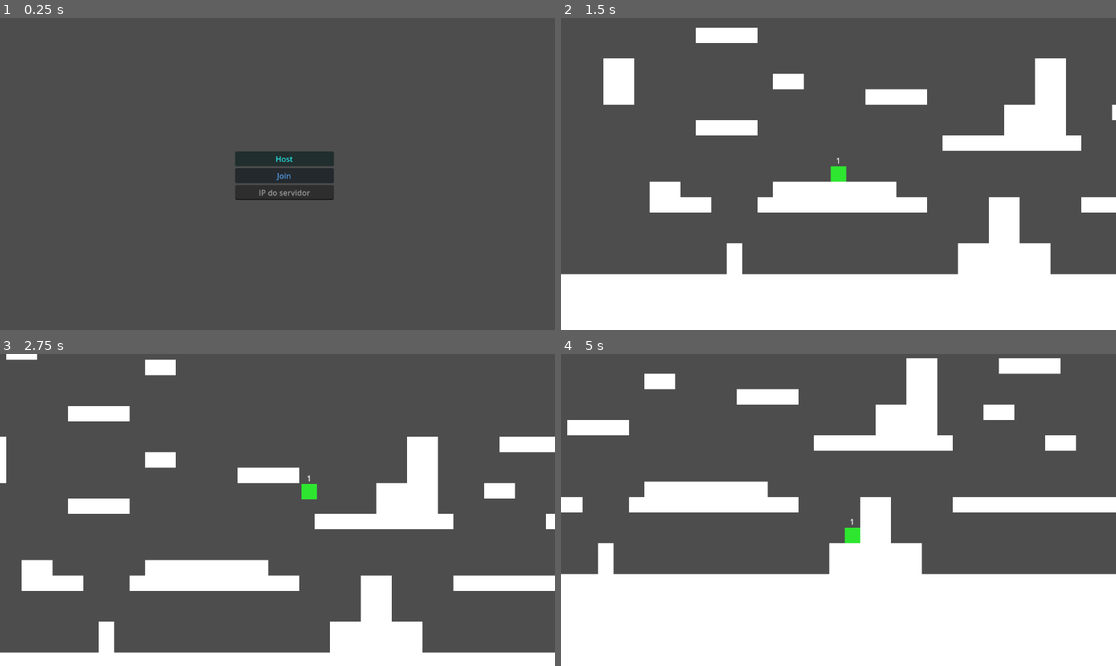
Above: before the commit, frames 1-4 (two rows, left to right).
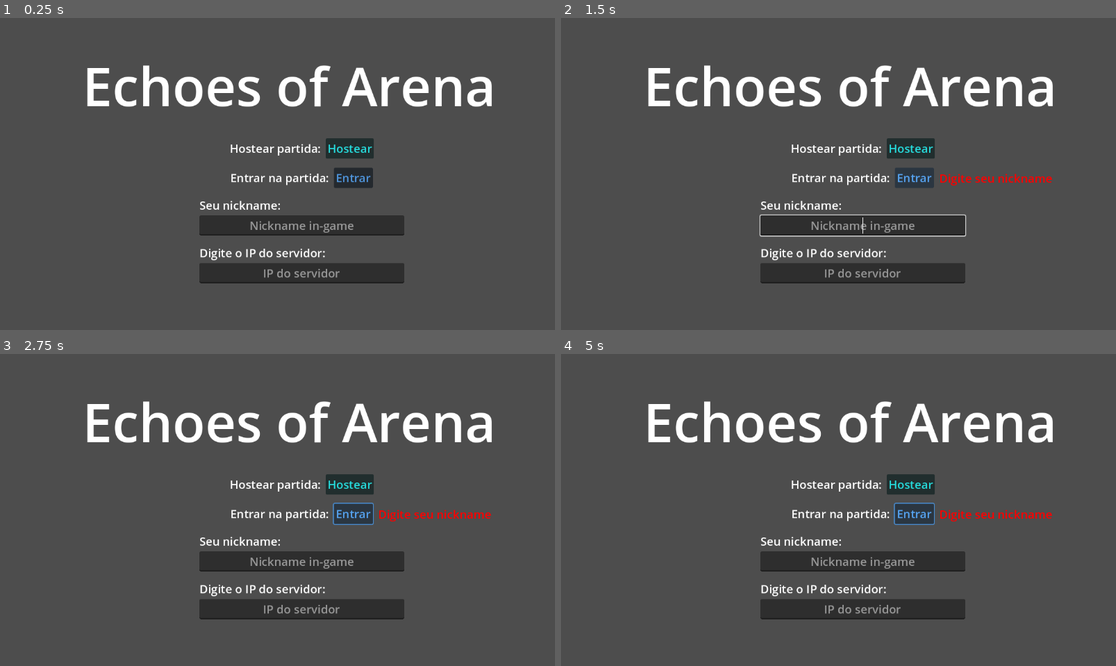
Above: after the commit, the same moments.

Repository: ramalhoproject/echoes-of-arena
Game: Godot game, scene res://maps/Lobby.tscn
Two runs of this game, one before a commit and one after it. Both use one fixed random seed, a clock stepped at 60 frames per second and the inputs below.
Inputs (mouse positions are in pixels of both pictures, inside the frame that each line leads up to):
- Up to frame 1 (0.25 s): no input
- Up to frame 2 (1.5 s): click "Host" (after the commit: "Hostear") at 0.5 s; click (916, 177) at 1.25 s, where only the run after the commit has a clickable "Entrar"
- Up to frame 3 (2.75 s): tap Enter at 2 s; hold Right (ui_right) from 2.03 s (still down); tap Up (ui_up) at 2.27 s
- Up to frame 4 (5 s): tap Up (ui_up) at 3.02, 4.52 s; release Right (ui_right) at 3.53 s; hold Left (ui_left) 3.53-4.28 s; hold Right (ui_right) from 4.28 s (still down)

The runs differ from the first frame. In frame 1, 12% of the frame differs, in the area x 15-89%, y 15-86%; in frame 2, 39%; in frame 3, 27%; in frame 4, 47%, in the area x 0-100%, y 1-100%.

Commit message:
Nome dos players
Opção no Lobby para os players digitarem seu nickname e aparecer no jogo

Diff:
--- a/core/NetworkManager.gd
+++ b/core/NetworkManager.gd
@@ -7,6 +7,10 @@
 
 const maxPlayers := 4
 # Número máximo de jogadores permitidos no servidor
+
+var local_nickname : String = ""
+# Armazena o nome do jogador local para ser usado durante o spawn
+var player_names : Dictionary = {} # Mapeia { id: "nome" }
 
 func _start_server():
 	# Cria um novo peer ENet
--- a/maps/Arena01.gd
+++ /dev/null
@@ -1,73 +0,0 @@
-extends Node2D
-# Cena principal da arena.
-# Responsável por gerenciar spawn e remoção de players no multiplayer.
-
-@export var playerScene: PackedScene
-# Cena base do player que será instanciada para cada peer conectado.
-
-@onready var playersContainer = $Players
-# Nó pai que organiza todos os instanciados no jogo
-
-@onready var playersSpawner = $PlayersSpawn
-# Nó MultiPlayerSpawner que replica a criação de objetos na rede
-
-@onready var spawnPointsContainer = $Spawnpoints
-# Nó que contém todos os Marker2D usados como referência de posição
-
-var pointsList = []
-# Array que armazenará as referências dos pontos de spawn
-
-func _ready():
-	# Inicializa o gerador de números aleatórios com uma semente nova
-	randomize()
-
-	# Coleta todos os nós filhos do container de spawn
-	pointsList = spawnPointsContainer.get_children()
-
-	# Embaralha a lista uma única vez para garantir posições aleatórias mas fixas por partida
-	pointsList.shuffle()
-
-	# Define a lógica personalizada de criação de nós para o spawner
-	playersSpawner.spawn_function = _custom_spawn
-
-	# Conecta o sinal emitido quando um novo cliente entra na sessão
-	multiplayer.peer_connected.connect(_on_peer_connected)
-
-	# Conecta o sinal emitido quando um cliente sai da sessão
-	multiplayer.peer_disconnected.connect(_on_peer_disconnected)
-
-	# Verifica se a instância atual é o servidor para criar o player do host
-	if multiplayer.is_server():
-		# Chama manualmente a função de conexão para o ID 1 (servidor)
-		_on_peer_connected(1)
-
-func _on_peer_connected(id: int):
-	# Executa a lógica de distribuição apenas no servidor
-	if multiplayer.is_server():
-		# Calcula o índice usando o resto da divisão para ciclar entre os pontos disponíveis
-		var index = playersContainer.get_child_count() % pointsList.size()
-
-		# Obtém a posição global do marcador sorteado na lista embaralhada
-		var spawnPos = pointsList[index].global_position
-
-		# Solicita ao spawner que crie o objeto em todos os clientes com os dados fornecidos
-		playersSpawner.spawn({"id": id, "pos": spawnPos})
-
-func _custom_spawn(data: Variant) -> Node:
-	# Instancia a cena do jogador localmente
-	var p = playerScene.instantiate()
-
-	# Define o nome do nó como o ID do peer para facilitar a busca posterior
-	p.name = str(data.id)
-
-	# Define a posição inicial baseada nos dados enviados pelo servidor
-	p.global_position = data.pos
-
-	# Retorna o nó para que o MultiPlayerSpawner o adicione à árvore
-	return p
-
-func _on_peer_disconnected(id: int):
-	# Verifica se o nó do jogador que saiu existe dentro do container
-	if playersContainer.has_node(str(id)):
-		# Remove o nó do jogador da memória e da cena com segurança
-		playersContainer.get_node(str(id)).queue_free()
--- a/maps/Arena01.tscn
+++ b/maps/Arena01.tscn
@@ -1,8 +1,7 @@
-[gd_scene load_steps=6 format=4 uid="uid://bpku7lobtyenm"]
+[gd_scene load_steps=5 format=4 uid="uid://bpku7lobtyenm"]
 
 [ext_resource type="Texture2D" uid="uid://brfnno6amr6wl" path="res://assets/white_square.png" id="1_kjcu6"]
-[ext_resource type="Script" uid="uid://fmgey0odkx0d" path="res://maps/Arena01.gd" id="2_vhyy6"]
-[ext_resource type="PackedScene" uid="uid://c4p235atv2hkb" path="res://player/Player.tscn" id="3_v461v"]
+[ext_resource type="Script" uid="uid://fmgey0odkx0d" path="res://maps/MapNetwork.gd" id="2_vhyy6"]
 
 [sub_resource type="TileSetAtlasSource" id="TileSetAtlasSource_vhyy6"]
 texture = ExtResource("1_kjcu6")
@@ -18,7 +17,6 @@
 
 [node name="Arena01" type="Node2D"]
 script = ExtResource("2_vhyy6")
-playerScene = ExtResource("3_v461v")
 
 [node name="Players" type="Node2D" parent="."]
 
--- a/maps/Lobby.gd
+++ b/maps/Lobby.gd
@@ -1,23 +1,53 @@
 extends Control
 # Cena de interface do lobby.
-# Responsável por iniciar o servidor ou conectar a um servidor existente.
 
 @export var ipInput: LineEdit
-# Campo de texto onde o usuário digita o IP do host
+@export var nickName: LineEdit
+@export var arena01: PackedScene
+@export var connectionStatus: Label
 
-@export var arena01: PackedScene
-# Variável que representa o mapa "Arena01"
+func _ready():
+	# Conecta os sinais do multiplayer para reagir ao sucesso ou falha
+	multiplayer.connected_to_server.connect(_on_connection_success)
+	multiplayer.connection_failed.connect(_on_connection_fail)
 
 func _on_host_pressed():
-	# Inicia o servidor localmente
+	if nickName.text.is_empty():
+		_notificar_erro_nick()
+		return
+
+	# Salva o nick e inicia servidor
+	NetworkManager.local_nickname = nickName.text
 	NetworkManager._start_server()
 
-	# Troca para a cena da arena após criar o servidor
+	# Como host é o servidor, ele pode mudar de cena na hora
 	get_tree().change_scene_to_packed(arena01)
 
 func _on_join_pressed():
-	# Inicia a conexão como cliente usando o IP digitado
+	if nickName.text.is_empty():
+		_notificar_erro_nick()
+		return
+
+	# Salva o nick, mas NÃO muda de cena ainda
+	NetworkManager.local_nickname = nickName.text
 	NetworkManager._start_client(ipInput.text)
 
-	# Troca para a cena da arena após tentar conectar
+	# Feedback visual (opcional)
+	connectionStatus.text = "Conectando..."
+	connectionStatus.modulate = Color.GREEN
+	nickName.editable = true
+
+func _on_connection_success():
+	# Só entramos na arena se o servidor respondeu!
 	get_tree().change_scene_to_packed(arena01)
+
+func _on_connection_fail():
+	# Se não encontrar o host, reativa os botões e avisa
+	nickName.editable = false
+	nickName.text = ""
+	connectionStatus.text = "Falha ao conectar!"
+
+func _notificar_erro_nick():
+	connectionStatus.text = "Digite seu nickname"
+	connectionStatus.modulate = Color.RED
+	nickName.grab_focus()
--- a/maps/Lobby.tscn
+++ b/maps/Lobby.tscn
@@ -3,35 +3,98 @@
 [ext_resource type="Script" uid="uid://uv8st0ke02i7" path="res://maps/Lobby.gd" id="1_jor2k"]
 [ext_resource type="PackedScene" uid="uid://bpku7lobtyenm" path="res://maps/Arena01.tscn" id="2_71o6c"]
 
-[node name="Lobby" type="Control" node_paths=PackedStringArray("ipInput")]
+[node name="Lobby" type="Control" node_paths=PackedStringArray("ipInput", "nickName", "connectionStatus")]
 layout_mode = 3
 anchors_preset = 0
 script = ExtResource("1_jor2k")
-ipInput = NodePath("VBoxContainer/IP")
+ipInput = NodePath("Container/IPContainer/IP")
+nickName = NodePath("Container/NicknameContainer/Nickname")
 arena01 = ExtResource("2_71o6c")
+connectionStatus = NodePath("ConnectionStatus")
 
-[node name="VBoxContainer" type="VBoxContainer" parent="."]
+[node name="GameName" type="Label" parent="."]
 layout_mode = 0
-offset_left = 488.0
-offset_top = 277.0
-offset_right = 693.0
-offset_bottom = 378.0
+offset_left = 171.0
+offset_top = 64.0
+offset_right = 1030.0005
+offset_bottom = 216.0
+theme_override_font_sizes/font_size = 111
+text = "Echoes of Arena"
 
-[node name="Host" type="Button" parent="VBoxContainer"]
+[node name="ConnectionStatus" type="Label" parent="."]
+layout_mode = 0
+offset_left = 785.0
+offset_top = 316.0
+offset_right = 1138.0
+offset_bottom = 350.0
+theme_override_font_sizes/font_size = 24
+
+[node name="Container" type="VBoxContainer" parent="."]
+layout_mode = 0
+offset_left = 414.0
+offset_top = 250.0
+offset_right = 839.0
+offset_bottom = 551.0
+theme_override_constants/separation = 19
+
+[node name="HostContainer" type="HBoxContainer" parent="Container"]
+layout_mode = 2
+alignment = 1
+
+[node name="HostLabel" type="Label" parent="Container/HostContainer"]
+layout_mode = 2
+theme_override_font_sizes/font_size = 24
+text = "Hostear partida: "
+
+[node name="Host" type="Button" parent="Container/HostContainer"]
 modulate = Color(0.17090064, 0.99559337, 1, 1)
 layout_mode = 2
-text = "Host"
+theme_override_font_sizes/font_size = 24
+text = "Hostear"
 
-[node name="Join" type="Button" parent="VBoxContainer"]
+[node name="ClientContainer" type="HBoxContainer" parent="Container"]
+layout_mode = 2
+alignment = 1
+
+[node name="JoinLabel" type="Label" parent="Container/ClientContainer"]
+layout_mode = 2
+theme_override_font_sizes/font_size = 24
+text = "Entrar na partida: "
+
+[node name="Join" type="Button" parent="Container/ClientContainer"]
 modulate = Color(0.35635033, 0.6762428, 1, 1)
 layout_mode = 2
-text = "Join"
+theme_override_font_sizes/font_size = 24
+text = "Entrar"
 
-[node name="IP" type="LineEdit" parent="VBoxContainer"]
+[node name="NicknameContainer" type="VBoxContainer" parent="Container"]
 layout_mode = 2
+
+[node name="NicknameLabel" type="Label" parent="Container/NicknameContainer"]
+layout_mode = 2
+theme_override_font_sizes/font_size = 24
+text = "Seu nickname:"
+
+[node name="Nickname" type="LineEdit" parent="Container/NicknameContainer"]
+layout_mode = 2
+theme_override_font_sizes/font_size = 24
+placeholder_text = "Nickname in-game"
+alignment = 1
+
+[node name="IPContainer" type="VBoxContainer" parent="Container"]
+layout_mode = 2
+
+[node name="IPLabel" type="Label" parent="Container/IPContainer"]
+layout_mode = 2
+theme_override_font_sizes/font_size = 24
+text = "Digite o IP do servidor:"
+
+[node name="IP" type="LineEdit" parent="Container/IPContainer"]
+layout_mode = 2
+theme_override_font_sizes/font_size = 24
 placeholder_text = "IP do servidor"
 alignment = 1
 
-[connection signal="pressed" from="VBoxContainer/Host" to="." method="testando"]
-[connection signal="pressed" from="VBoxContainer/Host" to="." method="_on_host_pressed"]
-[connection signal="pressed" from="VBoxContainer/Join" to="." method="_on_join_pressed"]
+[connection signal="pressed" from="Container/HostContainer/Host" to="." method="testando"]
+[connection signal="pressed" from="Container/HostContainer/Host" to="." method="_on_host_pressed"]
+[connection signal="pressed" from="Container/ClientContainer/Join" to="." method="_on_join_pressed"]
--- /dev/null
+++ b/maps/MapNetwork.gd
@@ -0,0 +1,102 @@
+extends Node2D
+# Cena principal da arena.
+# Responsável por gerenciar spawn e remoção de players no multiplayer.
+
+var playerScene: PackedScene = preload("res://player/Player.tscn")
+# Cena base do player que será instanciada para cada peer conectado.
+
+@onready var playersContainer = $Players
+# Nó pai que organiza todos os instanciados no jogo
+
+@onready var playersSpawner = $PlayersSpawn
+# Nó MultiPlayerSpawner que replica a criação de objetos na rede
+
+@onready var spawnPointsContainer = $Spawnpoints
+# Nó que contém todos os Marker2D usados como referência de posição
+
+var pointsList = []
+# Array que armazenará as referências dos pontos de spawn
+
+func _ready():
+	# Inicializa o gerador de números aleatórios com uma semente nova
+	randomize()
+
+	# Coleta todos os nós filhos do container de spawn
+	pointsList = spawnPointsContainer.get_children()
+
+	# Embaralha a lista uma única vez para garantir posições aleatórias mas fixas por partida
+	pointsList.shuffle()
+
+	# Define a lógica personalizada de criação de nós para o spawner
+	playersSpawner.spawn_function = _custom_spawn
+
+	# Conecta o sinal emitido quando um novo cliente entra na sessão
+	multiplayer.peer_connected.connect(_on_peer_connected)
+
+	# Conecta o sinal emitido quando um cliente sai da sessão
+	multiplayer.peer_disconnected.connect(_on_peer_disconnected)
+
+	# Verifica se a instância atual é o servidor
+	if multiplayer.is_server():
+		# O Host registra seu próprio nome no dicionário do servidor
+		NetworkManager.player_names[1] = NetworkManager.local_nickname
+		# Cria o player local do próprio host imediatamente
+		_spawn_player(1)
+	else:
+		# Se for um cliente, envia um RPC para o servidor registrando seu nickname
+		rpc_id(1, "_server_register_name", NetworkManager.local_nickname)
+
+func _on_peer_connected(id: int):
+	# O servidor detecta a conexão, mas para clientes, esperamos o RPC de registro de nome.
+	# Não realizamos o spawn aqui para evitar que o player nasça sem o nickname correto.
+	pass
+
+@rpc("any_peer", "reliable")
+func _server_register_name(nick: String):
+	# Função executada apenas no servidor para registrar o nome enviado pelo peer
+	var sender_id = multiplayer.get_remote_sender_id()
+
+	# Armazena o nickname associado ao ID do remetente no NetworkManager
+	NetworkManager.player_names[sender_id] = nick
+
+	# Agora que o servidor conhece o nick, ele solicita o spawn do player
+	_spawn_player(sender_id)
+
+func _spawn_player(id: int):
+	# Função auxiliar do servidor para calcular posição e disparar o spawn
+	if multiplayer.is_server():
+		# Seleciona o ponto de spawn baseado na ordem de entrada
+		var index = playersContainer.get_child_count() % pointsList.size()
+		var spawnPos = pointsList[index].global_position
+
+		# Recupera o nick do dicionário (ou usa um fallback se não encontrar)
+		var nick = NetworkManager.player_names.get(id, "Player_" + str(id))
+
+		# Dispara o spawn oficial através do MultiplayerSpawner
+		playersSpawner.spawn({"id": id, "pos": spawnPos, "nick": nick})
+
+func _custom_spawn(data: Variant) -> Node:
+	# Esta função é executada em TODOS os peers (host e clientes) via MultiplayerSpawner
+	var player = playerScene.instantiate()
+
+	# Define o nome do nó como o ID para manter a sincronia entre os peers
+	player.name = str(data.id)
+
+	# Define a posição recebida através do dicionário de dados
+	player.global_position = data.pos
+
+	# Acessa o nó de identidade visual e aplica os dados de Nick e Cor
+	# Certifique-se que o nó "PlayerVisual" existe dentro da cena Player.tscn
+	player.get_node("PlayerVisual").setup_identity(data)
+
+	# Retorna o player para que o Godot o adicione automaticamente ao playersContainer
+	return player
+
+func _on_peer_disconnected(id: int):
+	# Limpa o nome do jogador do dicionário do servidor ao desconectar
+	if multiplayer.is_server():
+		NetworkManager.player_names.erase(id)
+
+	# Remove o nó do jogador da cena caso ele ainda exista
+	if playersContainer.has_node(str(id)):
+		playersContainer.get_node(str(id)).queue_free()
--- a/player/Player.tscn
+++ b/player/Player.tscn
@@ -49,13 +49,12 @@
 anchor_top = 0.5
 anchor_right = 0.5
 anchor_bottom = 0.5
-offset_left = -48.0
-offset_top = -40.0
-offset_right = 49.0
-offset_bottom = -17.0
+offset_left = -51.0
+offset_top = -41.0
+offset_right = 53.0
+offset_bottom = -18.0
 grow_horizontal = 2
 grow_vertical = 2
 text = "player_name"
 horizontal_alignment = 1
-vertical_alignment = 1
-clip_text = true
+vertical_alignment = 2
--- a/player/PlayerVisual.gd
+++ b/player/PlayerVisual.gd
@@ -32,8 +32,11 @@
 	# call_local garante que o método também seja executado localmente
 	rpc("_set_color", playerColor)
 
-	# Seta o nome do Label para o do player
-	playerNameLabel.text = player.name
+# No script do PLAYER (Identidade)
+func setup_identity(data: Dictionary):
+	# Esta função será chamada logo após o spawn
+	playerNameLabel.text = data.nick
+	# Se a cor também vier no data, você evita usar RPCs extras
 
 @rpc("any_peer", "call_local")
 func _set_color(color: Color):
Renamed: maps/Arena01.gd.uid -> maps/MapNetwork.gd.uid
